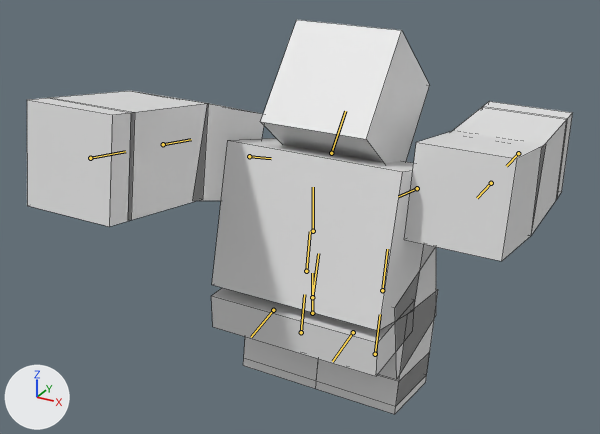
What one commit did to the Blender file vault/05 Assets/Animations/Max_Spin.blend.
Both versions are drawn from a 50 mm lens placed at (3.75, -7.1, 6.68), pointed at (-0.29, 0.24, 3.01). The lights are fixed; the arrows at lower left show +X, +Y and +Z. The first picture is the older version. Both versions are drawn at frame 0 of the action 'Max_Spin'; the numbers are the values there. The bones that bend it are drawn over the model as lines. Mesh edges are drawn as thin lines.

The first picture shows 'Head_Mesh', 'LeftFoot_Mesh', 'LeftHand_Mesh', 'LeftLowerArm_Mesh', 'LeftLowerLeg_Mesh', 'LeftUpperArm_Mesh', 'LowerTorso_Mesh', 'RightFoot_Mesh', 'RightHand_Mesh', 'RightLowerArm_Mesh', 'RightLowerLeg_Mesh', 'RightUpperArm_Mesh', 'RightUpperLeg_Mesh', 'UpperTorso_Mesh'.
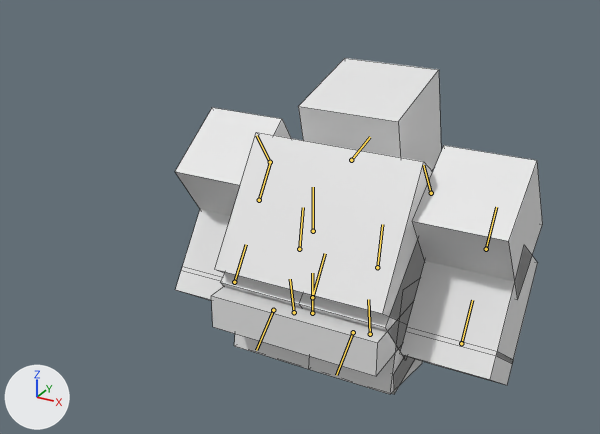
Changed parts and their boxes (x1, y1, x2, y2) in the pictures (600 x 434 px):
'UpperTorso_Mesh', posed: before (212, 138, 424, 331); after (215, 132, 433, 322)
'Head_Mesh', posed: before (261, 20, 430, 163); after (298, 58, 441, 170)
'RightUpperArm_Mesh', posed: before (404, 131, 544, 261); after (413, 145, 543, 281)
'LeftHand_Mesh', posed: before (27, 98, 135, 227); after (175, 266, 224, 301)
'RightLowerArm_Mesh', posed: before (453, 106, 567, 235); after (407, 245, 537, 364)
'LeftLowerArm_Mesh', posed: before (51, 91, 208, 220); after (183, 209, 231, 277)
'LeftUpperArm_Mesh', posed: before (141, 92, 264, 201); after (175, 107, 291, 216)
'RightLowerLeg_Mesh', posed: before (316, 289, 438, 414); after (309, 278, 423, 394)
'RightHand_Mesh', posed: before (484, 101, 573, 200); after (400, 327, 513, 385)
'RightUpperLeg_Mesh', posed: before (379, 244, 436, 379); after (299, 240, 425, 351)
'RightFoot_Mesh', posed: before (316, 352, 430, 406); after (391, 357, 413, 394)
'LeftFoot_Mesh', posed (not visible afterwards): before (244, 337, 318, 381)
'LeftLowerLeg_Mesh', posed: before (243, 340, 316, 389); after (234, 334, 310, 369)
bone 'UpperTorso', root to tip: before (312, 297) to (318, 253); after (312, 297) to (325, 253)
bone 'Head', root to tip: before (331, 153) to (345, 111); after (351, 160) to (370, 137)
bone 'LeftUpperArm', root to tip: before (249, 156) to (271, 158); after (270, 162) to (256, 135)
bone 'LeftLowerArm', root to tip: before (163, 144) to (191, 139); after (259, 200) to (270, 163)
bone 'RightUpperArm', root to tip: before (417, 188) to (398, 196); after (431, 193) to (423, 165)
bone 'RightLowerArm', root to tip: before (491, 183) to (477, 198); after (486, 249) to (496, 207)
bone 'LeftUpperLeg', root to tip: before (273, 310) to (251, 337); after (273, 310) to (256, 350)
bone 'LeftLowerLeg', root to tip: before (306, 271) to (310, 231); after (299, 249) to (303, 207)
bone 'LeftFoot', root to tip: before (301, 332) to (304, 294); after (294, 312) to (290, 279)
bone 'RightUpperLeg', root to tip: before (353, 332) to (332, 361); after (353, 332) to (336, 375)
bone 'RightLowerLeg', root to tip: before (382, 290) to (387, 249); after (377, 267) to (382, 224)
bone 'RightFoot', root to tip: before (375, 354) to (380, 314); after (370, 334) to (368, 299)

The change in detail:
Bone 'UpperTorso' (bone_uppertorso) turns from (-15, 0, 0) to (-35, 0, 0) degrees about its own x, y and z.
Bone 'Head' (bone_head) turns from (-25, 0, 0) to (-40, 0, 0) degrees about its own x, y and z.
Bone 'LeftUpperArm' (bone_leftupperarm) turns from (-95, 0, 0) to (70, 0, 0) degrees about its own x, y and z.
Bone 'LeftLowerArm' (bone_leftlowerarm) turns from (10, 0, 0) to (-70, 0, 0) degrees about its own x, y and z.
Bone 'RightUpperArm' (bone_rightupperarm) turns from (95, 0, 0) to (70, 0, 0) degrees about its own x, y and z.
Bone 'RightLowerArm' (bone_rightlowerarm) turns from (10, 0, 0) to (-70, 0, 0) degrees about its own x, y and z.
Bone 'LeftUpperLeg' (bone_leftupperleg) turns from (100, 0, 0) to (130, 0, 0) degrees about its own x, y and z.
Bone 'LeftLowerLeg' (bone_leftlowerleg) turns from (-110, 0, 0) to (-140, 0, 0) degrees about its own x, y and z.
Bone 'LeftFoot' (bone_leftfoot) turns from (0, 0, 0) to (20, 0, 0) degrees about its own x, y and z.
Bone 'RightUpperLeg' (bone_rightupperleg) turns from (100, 0, 0) to (130, 0, 0) degrees about its own x, y and z.
Bone 'RightLowerLeg' (bone_rightlowerleg) turns from (-110, 0, 0) to (-140, 0, 0) degrees about its own x, y and z.
Bone 'RightFoot' (bone_rightfoot) turns from (0, 0, 0) to (20, 0, 0) degrees about its own x, y and z.
